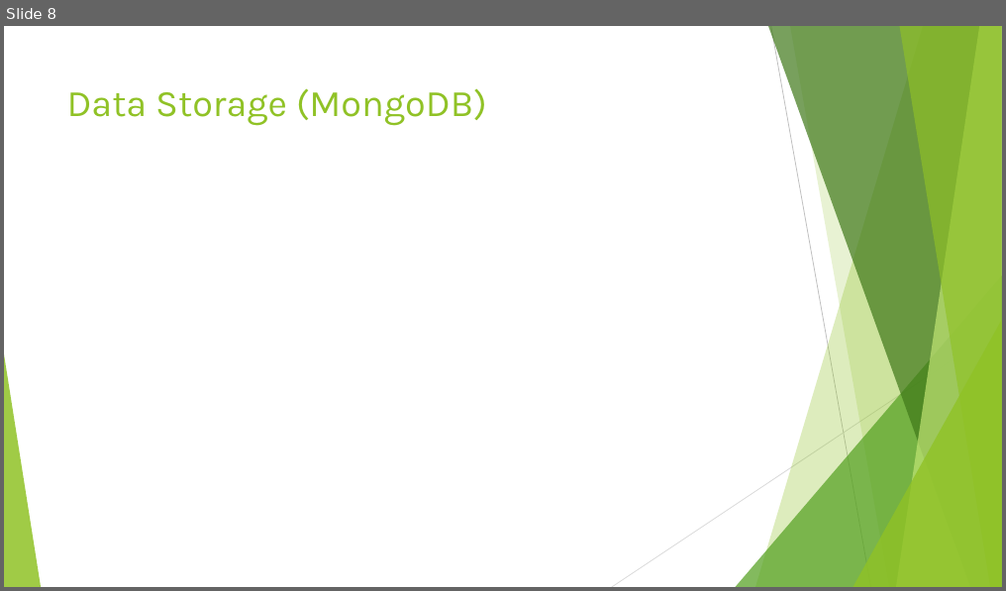
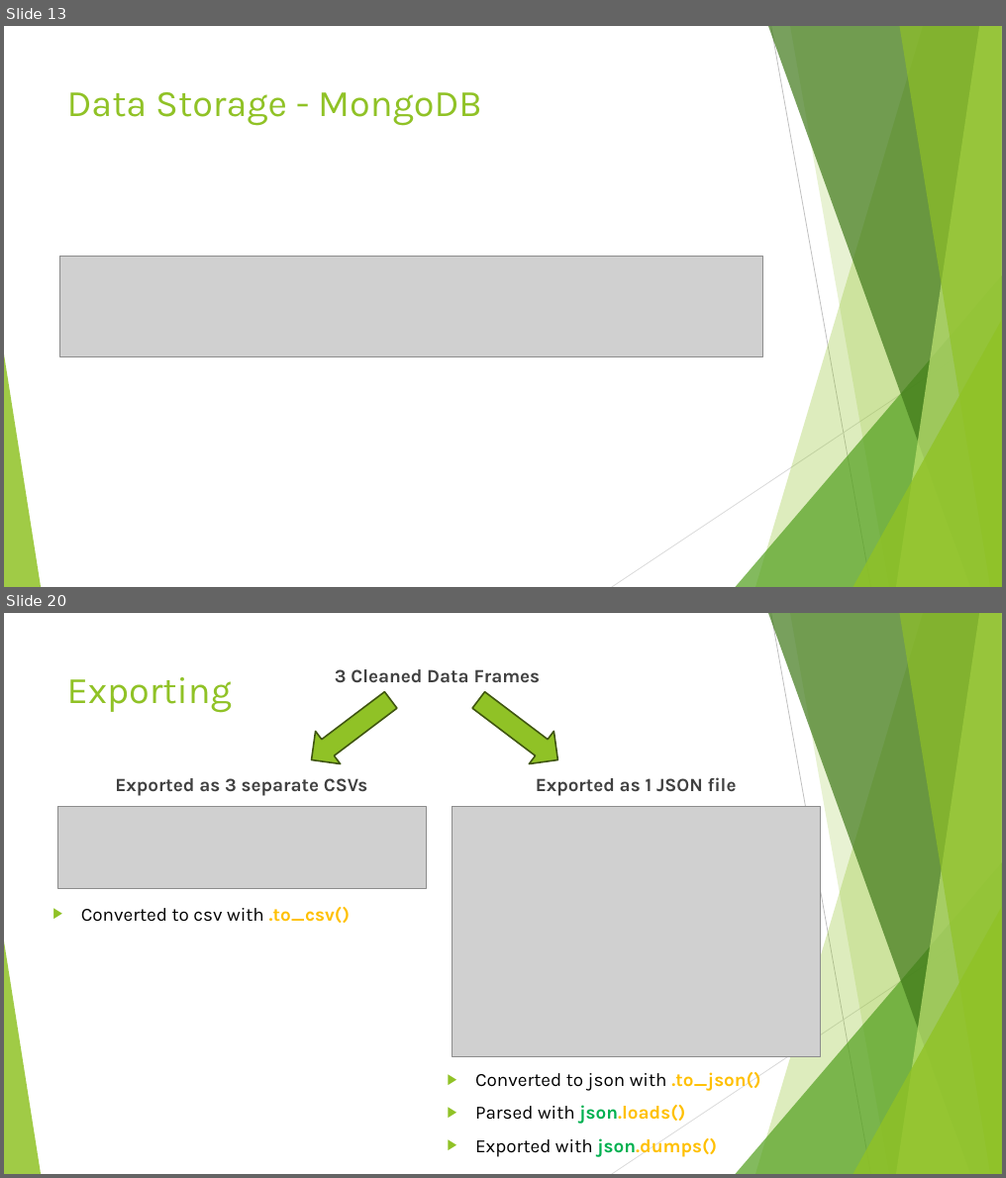
Before and after one commit to ddaniel2024/Project-3, a slide deck: powerpoint.pptx. Shown one above the other, each under a label of ours: slide 8 before the commit, slides 13 and 20 after it; the slides between them are not shown. The pictures are 1006x591 and 1006x1178 pixels, drawn with LibreOffice and Linux fonts; fonts in the diff are those of the drawing; grey boxes stand for pictures. Boxes give left, top, right and bottom in pixels: in the first picture for what was removed or moved away, otherwise in the second. Text is boxed around its words. In the diff, an @@ line names an element or a change of style, - is before the commit and + after.

```diff
--- a/powerpoint.pptx
+++ b/powerpoint.pptx
@@ slide 20 added at (x1=4, y1=613, x2=1002, y2=1174), background #FFFFFF; not listed: 10 template elements that a slide beside it also shows @@
@@ text added at (x1=335, y1=669, x2=541, y2=683), 18 pt, text #404040, bold @@
+3 Cleaned Data Frames
@@ title added at (x1=67, y1=677, x2=232, y2=713), 36 pt, text #90C226 @@
+Exporting
@@ right arrow added at (x1=299, y1=683, x2=403, y2=776), fill #90C226, outline #3F5511 1.5 pt @@
@@ right arrow added at (x1=466, y1=683, x2=571, y2=776), fill #90C226, outline #3F5511 1.5 pt @@
@@ text added at (x1=115, y1=778, x2=368, y2=796), 18 pt, text #404040, bold @@
+Exported as 3 separate CSVs
@@ text added at (x1=536, y1=777, x2=737, y2=796), 18 pt, text #404040, bold @@
+Exported as 1 JSON file
@@ picture added at (x1=57, y1=807, x2=426, y2=888) @@
@@ picture added at (x1=451, y1=807, x2=820, y2=1057) @@
@@ text added at (x1=81, y1=907, x2=350, y2=923), 18 pt, text #000000 @@
+▶ Converted to csv with .to_csv()
@@ text added at (x1=475, y1=1072, x2=760, y2=1157), 18 pt, text #000000 @@
+▶ Converted to json with .to_json()
+▶ Parsed with json.loads()
+▶ Exported with json.dumps()
@@ what was slide 8 is now slide 13 @@
@@ slide 13 changed as well @@
@@ title at (x1=67, y1=92, x2=482, y2=126): text changed @@
-Data Storage (MongoDB)
+Data Storage - MongoDB
@@ picture added at (x1=59, y1=257, x2=763, y2=357) @@
```
Also in this commit, not shown: 7 other slides changed, 27 other slides added, 15 slides removed, 7 other files.
